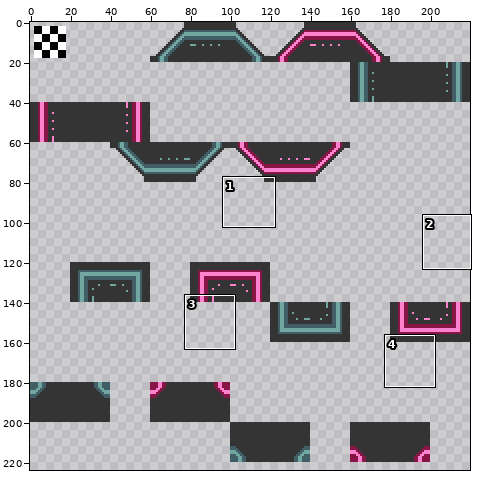
File history of a sprite sheet, tilesets/tileset0/output_tileset.png. Above: a wide view before the commit, with the close-up outlined.
Close-up. Earlier state:
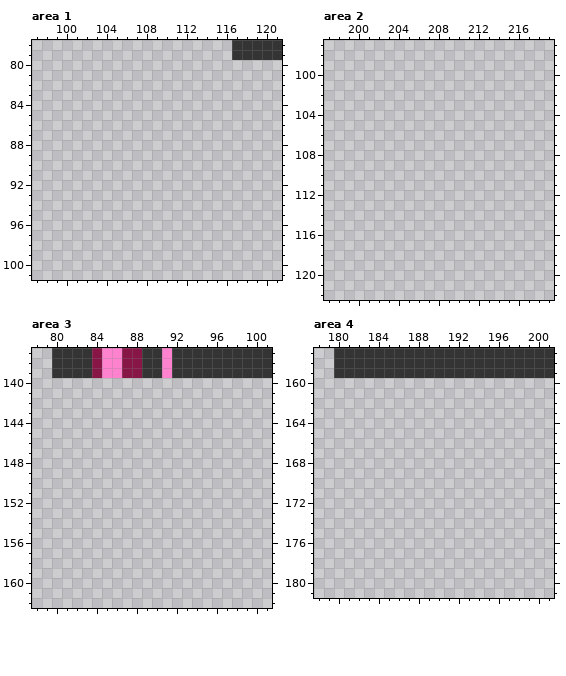
The file is 220x240 pixels. Shown: area 1: x 97..121, y 78..101; area 2: x 197..219, y 97..122; area 3: x 78..101, y 137..162; area 4: x 178..201, y 157..181. The wide view leaves out empty margins. The commit also changed other parts of the picture, which this record leaves out.
The same view after the edit:
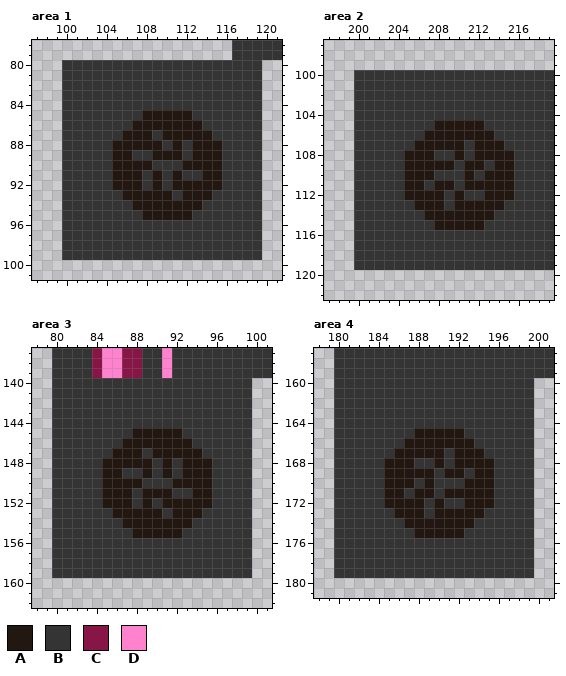
Palette (. is transparent): A #231712  B #343434  C #871646  D #ff82ce
Edits made:
Area 1:
y 80..84: x 100..119 .................... -> BBBBBBBBBBBBBBBBBBBB
y 85: x 100..119 .................... -> BBBBBBBBAAAAABBBBBBB
y 86: x 100..119 .................... -> BBBBBBBAAAAAAABBBBBB
y 87: x 100..119 .................... -> BBBBBBAAABAAAAABBBBB
y 88: x 100..119 .................... -> BBBBBAAAAABABAAABBBB
y 89: x 100..119 .................... -> BBBBBAABBAAABAAABBBB
y 90: x 100..119 .................... -> BBBBBAAAABBBAAAABBBB
y 91: x 100..119 .................... -> BBBBBAAABABABBAABBBB
y 92: x 100..119 .................... -> BBBBBAAABABAAAAABBBB
y 93: x 100..119 .................... -> BBBBBBAAAAABAAABBBBB
y 94: x 100..119 .................... -> BBBBBBBAAAAAAABBBBBB
y 95: x 100..119 .................... -> BBBBBBBBAAAAABBBBBBB
y 96..99: x 100..119 .................... -> BBBBBBBBBBBBBBBBBBBB
Area 2:
y 100..104: x 200..219 .................... -> BBBBBBBBBBBBBBBBBBBB
y 105: x 200..219 .................... -> BBBBBBBBAAAAABBBBBBB
y 106: x 200..219 .................... -> BBBBBBBAAAAAAABBBBBB
y 107: x 200..219 .................... -> BBBBBBAAAAABAAABBBBB
y 108: x 200..219 .................... -> BBBBBAAABBABAAAABBBB
y 109: x 200..219 .................... -> BBBBBAAAAABAABAABBBB
y 110: x 200..219 .................... -> BBBBBAAABBBABAAABBBB
y 111: x 200..219 .................... -> BBBBBAABAABAAAAABBBB
y 112: x 200..219 .................... -> BBBBBAAAABABBAAABBBB
y 113: x 200..219 .................... -> BBBBBBAAABAAAAABBBBB
y 114: x 200..219 .................... -> BBBBBBBAAAAAAABBBBBB
y 115: x 200..219 .................... -> BBBBBBBBAAAAABBBBBBB
y 116..119: x 200..219 .................... -> BBBBBBBBBBBBBBBBBBBB
Area 3:
y 140..144: x 80..99 .................... -> BBBBBBBBBBBBBBBBBBBB
y 145: x 80..99 .................... -> BBBBBBBBAAAAABBBBBBB
y 146: x 80..99 .................... -> BBBBBBBAAAAAAABBBBBB
y 147: x 80..99 .................... -> BBBBBBAAABAAAAABBBBB
y 148: x 80..99 .................... -> BBBBBAAAAABABAAABBBB
y 149: x 80..99 .................... -> BBBBBAABBABABAAABBBB
y 150: x 80..99 .................... -> BBBBBAAAABBBAAAABBBB
y 151: x 80..99 .................... -> BBBBBAAABAAABBAABBBB
y 152: x 80..99 .................... -> BBBBBAAABABAAAAABBBB
y 153: x 80..99 .................... -> BBBBBBAAAAABAAABBBBB
y 154: x 80..99 .................... -> BBBBBBBAAAAAAABBBBBB
y 155: x 80..99 .................... -> BBBBBBBBAAAAABBBBBBB
y 156..159: x 80..99 .................... -> BBBBBBBBBBBBBBBBBBBB
Area 4:
y 160..164: x 180..199 .................... -> BBBBBBBBBBBBBBBBBBBB
y 165: x 180..199 .................... -> BBBBBBBBAAAAABBBBBBB
y 166: x 180..199 .................... -> BBBBBBBAAAAAAABBBBBB
y 167: x 180..199 .................... -> BBBBBBAAAAABAAABBBBB
y 168: x 180..199 .................... -> BBBBBAAABBABAAAABBBB
y 169: x 180..199 .................... -> BBBBBAAAAABAABAABBBB
y 170: x 180..199 .................... -> BBBBBAAABABBBAAABBBB
y 171: x 180..199 .................... -> BBBBBAABAABAAAAABBBB
y 172: x 180..199 .................... -> BBBBBAAAABABBAAABBBB
y 173: x 180..199 .................... -> BBBBBBAAABAAAAABBBBB
y 174: x 180..199 .................... -> BBBBBBBAAAAAAABBBBBB
y 175: x 180..199 .................... -> BBBBBBBBAAAAABBBBBBB
y 176..179: x 180..199 .................... -> BBBBBBBBBBBBBBBBBBBB
Pixel boxes of the changes (left, top, right, bottom) in both close-ups:
added: (62, 60, 262, 260)
added: (354, 70, 554, 270)
added: (52, 378, 252, 578)
added: (334, 378, 534, 578)
